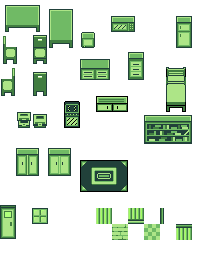
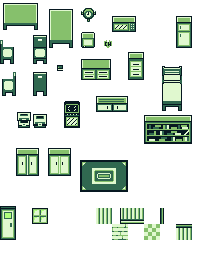
Comparing the layer stacks of the two w=200, h=264 images. Changes:
removed layer "Camada colada" over [166, 67, 186, 112]
removed layer "floor and wall.png" over [96, 208, 192, 240]
removed layer "door and window.png" over [0, 205, 48, 239]
removed layer "furniture.png" over [1, 5, 192, 192]
painted on "Fundo" over [0, 3, 192, 240]
